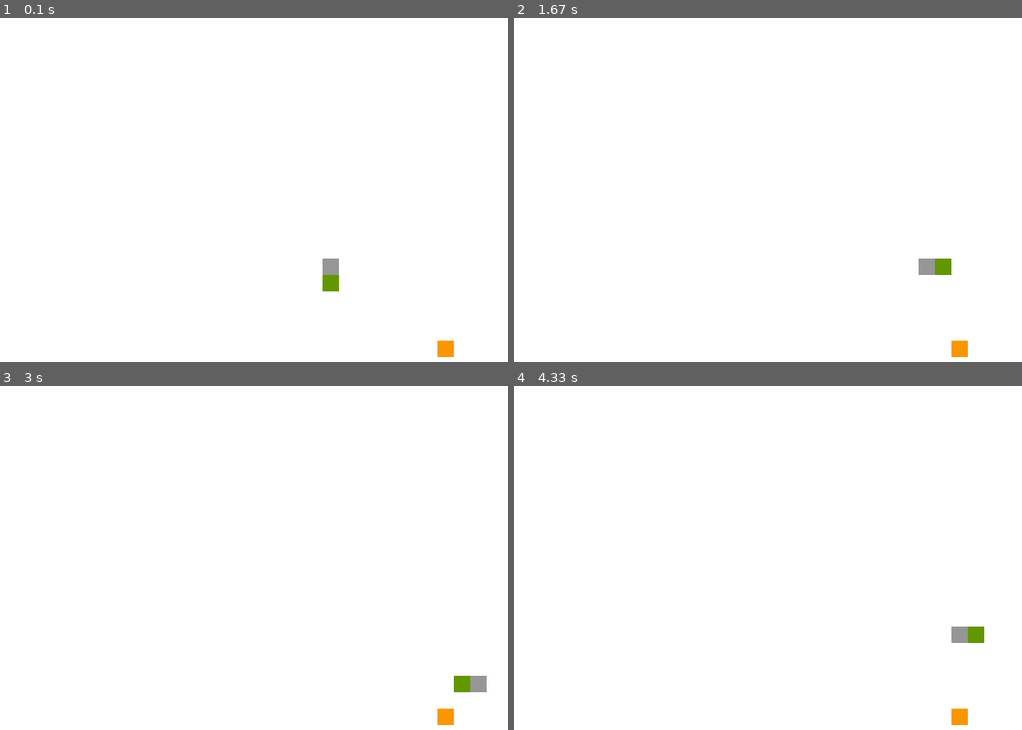
Above: before the commit, frames 1-4 (two rows, left to right).
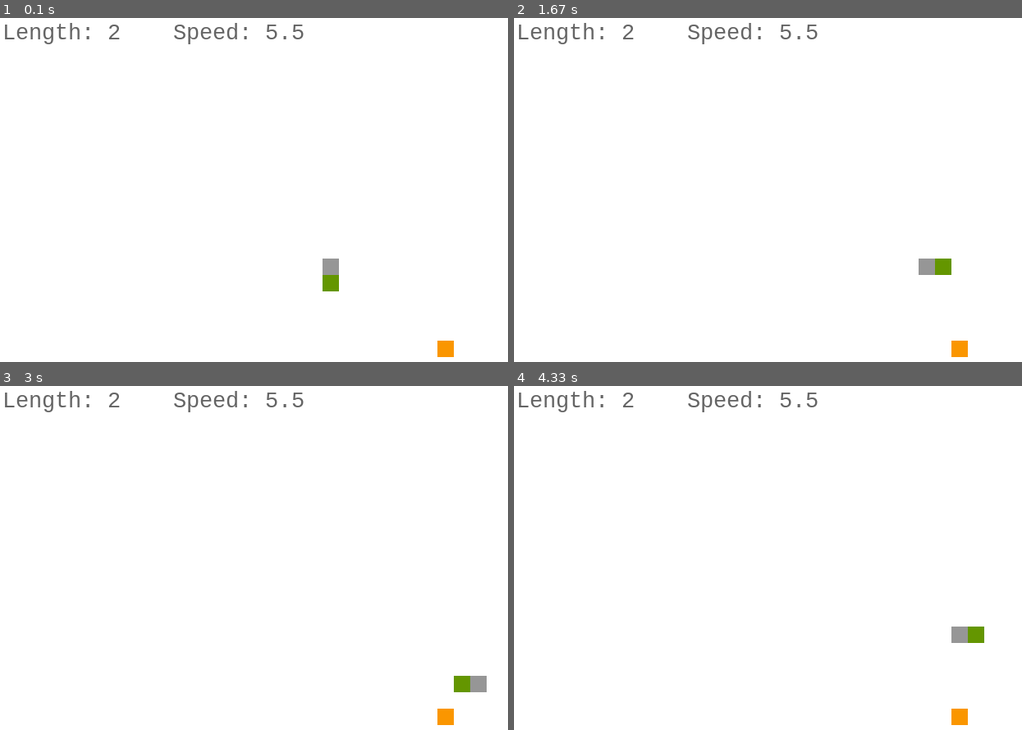
Above: after the commit, the same moments.

Repository: 99mini/pygame_study
Game: pygame game, started from snake/main.py
The game is run twice, just before and just after one commit, with the same random seed, the same clock (stepped at 60 frames per second) and the same inputs.
Inputs:
- Up to frame 1 (0.1 s): no input
- Up to frame 2 (1.67 s): hold Right 0.33-0.8 s; hold Up 0.83-1.22 s; hold Right from 1.25 s (still down)
- Up to frame 3 (3 s): release Right at 1.72 s; hold Down 2.32-2.82 s; hold Left from 2.85 s (still down)
- Up to frame 4 (4.33 s): release Left at 3.35 s; hold Up 3.38-3.88 s; hold Right from 3.92 s (still down)

The runs differ from the first frame. In frame 1, 0.6% of the frame differs, in the area x 0-60%, y 1-8%; in frame 2, 0.6%; in frame 3, 0.6%; in frame 4, 0.6%.

Commit message:
fix: font display

Diff:
--- a/snake/main.py
+++ b/snake/main.py
@@ -111,12 +111,12 @@
             feed.create()
 
     def draw_info(self, length, speed, screen):
-        # info = "Length: ", str(length) + "    " + "Speed: " + str(round(speed, 2))
-        # font = pygame.font.SysFont('FixedSys', 30, False, False)
-        # text_obj = font.render(info, True, GRAY)
-        # text_rect = text_obj.get_rect()
-        # text_rect.x, text_rect.y = 10,10
-        # screen.blit(text_obj, text_rect)
+        info = "Length: "+ str(length) + "    " + "Speed: " + str(round(speed, 2))
+        font = pygame.font.SysFont('FixedSys', 30, False, False)
+        text_obj = font.render(info, True, GRAY)
+        text_rect = text_obj.get_rect()
+        text_rect.x, text_rect.y = 10,10
+        screen.blit(text_obj, text_rect)
         pass
     def display_frame(self, screen):
         screen.fill(WHITE)
